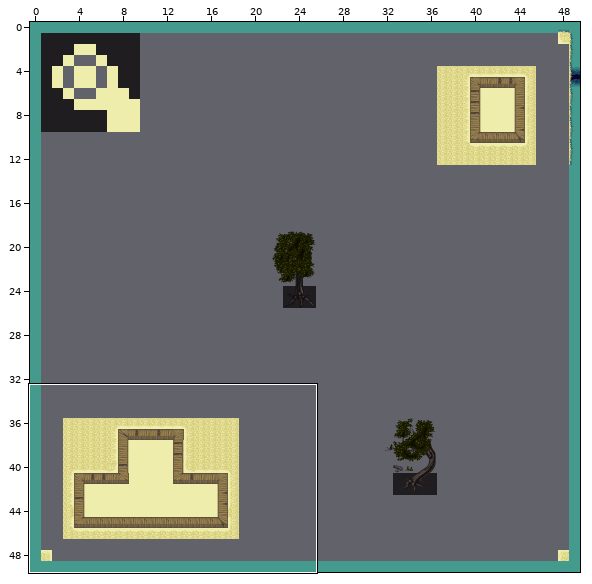
Tiled map: sandboxes/Demot/demo2/assets/demo2.tmx. The picture above shows the old version from afar; the outline marks the close-up.
Close-up. Before:
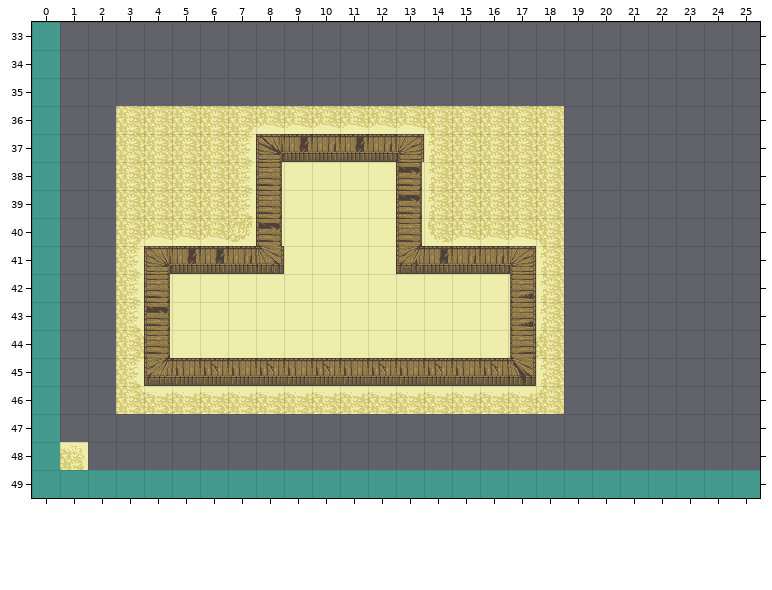
Cells are 32x32 px. Shown: x 0..25, y 33..49. The commit also changed other parts of the map, which this record leaves out.
And afterwards:
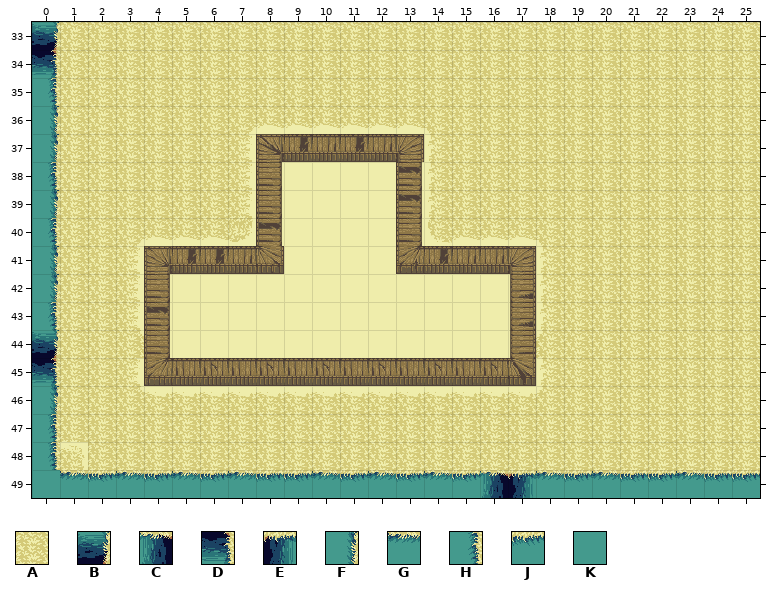
Key: from "demo2_tileset": A 20, B 146 turned 180, C 146 turned 90, D 147, E 147 turned 270, F 176 turned 180, G 176 turned 90, H 177, J 177 turned 270, K 207.
_ is an empty cell.
The exact change:
Layer "Tile Layer 1":
y 33: x 0..25 K_________________________ -> BAAAAAAAAAAAAAAAAAAAAAAAAA
y 34: x 0..25 K_________________________ -> DAAAAAAAAAAAAAAAAAAAAAAAAA
y 35: x 0..25 K_________________________ -> HAAAAAAAAAAAAAAAAAAAAAAAAA
y 36..37: x 0..2 K__ -> FAA; x 19..25 _______ -> AAAAAAA
y 38: x 0..2 K__ -> HAA; x 19..25 _______ -> AAAAAAA
y 39: x 0..2 K__ -> FAA; x 19..25 _______ -> AAAAAAA
y 40: x 0..2 K__ -> HAA; x 19..25 _______ -> AAAAAAA
y 41..42: x 0..2 K__ -> FAA; x 19..25 _______ -> AAAAAAA
y 43: x 0..2 K__ -> HAA; x 19..25 _______ -> AAAAAAA
y 44: x 0..2 K__ -> BAA; x 19..25 _______ -> AAAAAAA
y 45: x 0..2 K__ -> DAA; x 19..25 _______ -> AAAAAAA
y 46: x 0..2 K__ -> FAA; x 19..25 _______ -> AAAAAAA
y 47: x 0..25 K_________________________ -> HAAAAAAAAAAAAAAAAAAAAAAAAA
y 48: x 0 K -> H; x 2..25 ________________________ -> AAAAAAAAAAAAAAAAAAAAAAAA
y 49: x 1..25 KKKKKKKKKKKKKKKKKKKKKKKKK -> GJGJGJGJJGJGJGJCEGJGJJGJJ
Boxes around the changes in both close-ups, in picture pixels (x1, y1, x2, y2):
changed: (32, 22, 760, 498)
